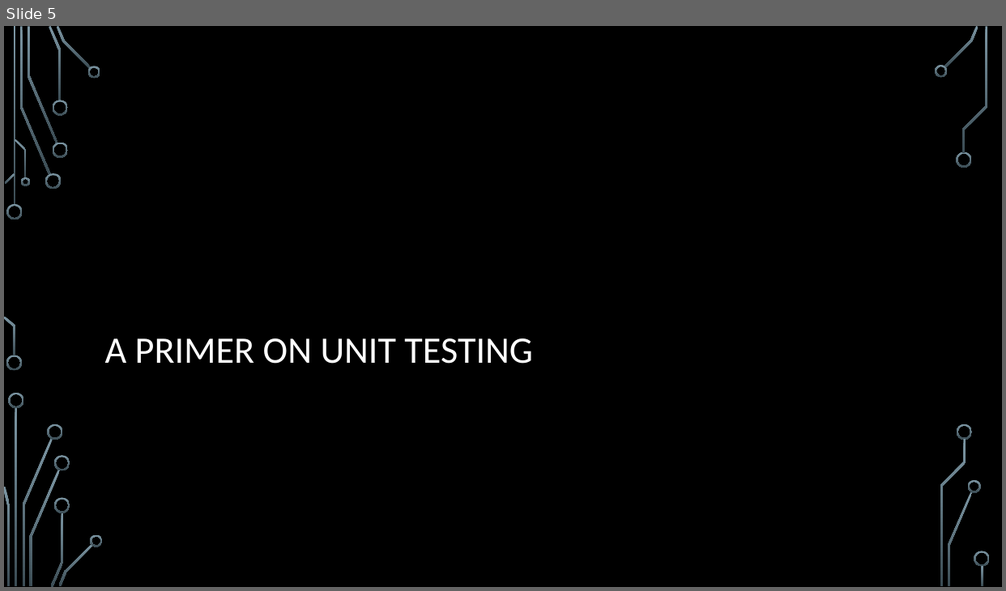
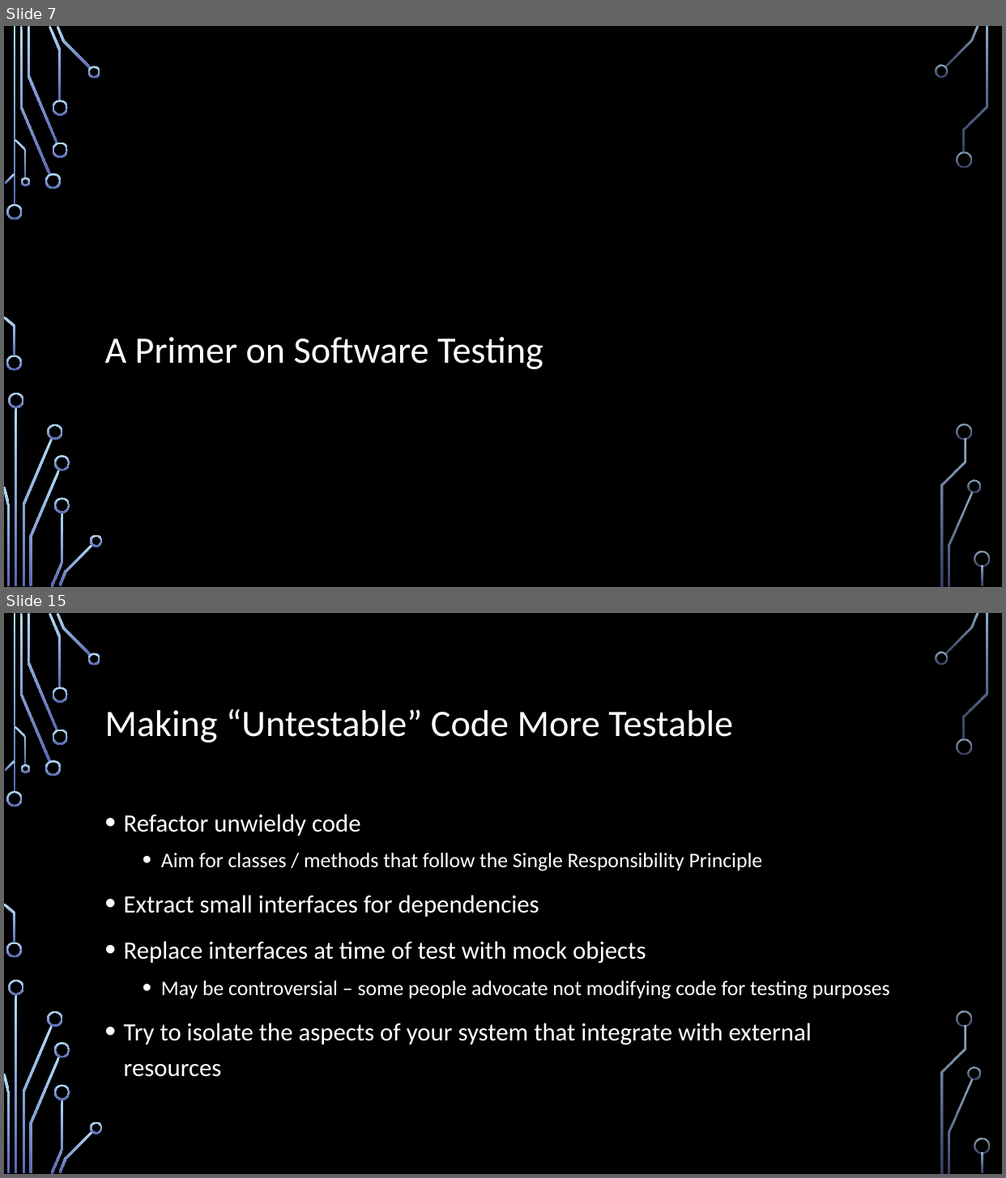
Before and after one commit to IntegerMan/SoftwareQualityTalk, a slide deck: Software Quality Recipes for Legacy.pptx. Shown one above the other, each under a label of ours: slide 5 before the commit, slides 7 and 15 after it; the slides between them are not shown. The pictures are 1006x591 and 1006x1178 pixels, drawn with LibreOffice and Linux fonts; fonts in the diff are those of the drawing; background and template pictures are left out. Boxes give left, top, right and bottom in pixels: in the first picture for what was removed or moved away, otherwise in the second. Text is boxed around its words. In the diff, an @@ line names an element or a change of style, - is before the commit and + after.

```diff
--- a/Software Quality Recipes for Legacy.pptx
+++ b/Software Quality Recipes for Legacy.pptx
@@ slide 15 added at (x1=4, y1=613, x2=1002, y2=1174), background picture (left out); not listed: 36 template elements that a slide beside it also shows @@
@@ title added at (x1=105, y1=709, x2=733, y2=743), 36 pt, text #FFFFFF @@
+Making “Untestable” Code More Testable
@@ text added at (x1=124, y1=814, x2=890, y2=1077), 24 pt, text #FFFFFF @@
+• Refactor unwieldy code
+  • Aim for classes / methods that follow the Single Responsibility Principle
+• Extract small interfaces for dependencies
+• Replace interfaces at time of test with mock objects
+  • May be controversial – some people advocate not modifying code for testing purposes
+• Try to isolate the aspects of your system that integrate with external resources
@@ what was slide 5 is now slide 7 @@
@@ slide 7 changed as well @@
@@ fill gradient #7C96A3 to #3B4C54 to gradient #B4DCFA to #5968B0 in 36 elements at (x1=7, y1=204, x2=23, y2=220), (x1=6, y1=356, x2=22, y2=371), (x1=20, y1=27, x2=50, y2=175), (x1=45, y1=173, x2=61, y2=189), (x1=27, y1=27, x2=57, y2=143), (x1=49, y1=26, x2=62, y2=101), (x1=52, y1=142, x2=68, y2=158), (x1=52, y1=100, x2=68, y2=116), (x1=57, y1=26, x2=91, y2=70), (x1=88, y1=66, x2=101, y2=78), (x1=5, y1=173, x2=15, y2=184), (x1=4, y1=317, x2=15, y2=356), (x1=15, y1=139, x2=27, y2=178), (x1=20, y1=177, x2=29, y2=186), (x1=15, y1=408, x2=18, y2=587), (x1=22, y1=438, x2=52, y2=586), (x1=9, y1=393, x2=24, y2=408), (x1=4, y1=486, x2=9, y2=586), (x1=48, y1=425, x2=63, y2=440), (x1=29, y1=470, x2=60, y2=587), (x1=50, y1=513, x2=63, y2=587), (x1=54, y1=456, x2=70, y2=472), (x1=54, y1=497, x2=70, y2=514), (x1=58, y1=544, x2=93, y2=587), (x1=90, y1=535, x2=103, y2=547), (x1=944, y1=26, x2=978, y2=68), (x1=935, y1=65, x2=948, y2=78), (x1=957, y1=152, x2=972, y2=168), (x1=948, y1=493, x2=973, y2=587), (x1=968, y1=480, x2=981, y2=493), (x1=963, y1=27, x2=987, y2=153), (x1=957, y1=425, x2=973, y2=440), (x1=940, y1=439, x2=966, y2=587), (x1=974, y1=552, x2=990, y2=567), (x1=982, y1=565, x2=984, y2=587), (x1=13, y1=27, x2=15, y2=206) @@
@@ title at (x1=105, y1=337, x2=543, y2=369): text changed @@
-A PRIMER ON UNIT TESTING
+A Primer on Software Testing
```
Also in this commit, not shown: 6 other slides changed, 39 other slides added, 2 slides removed.
